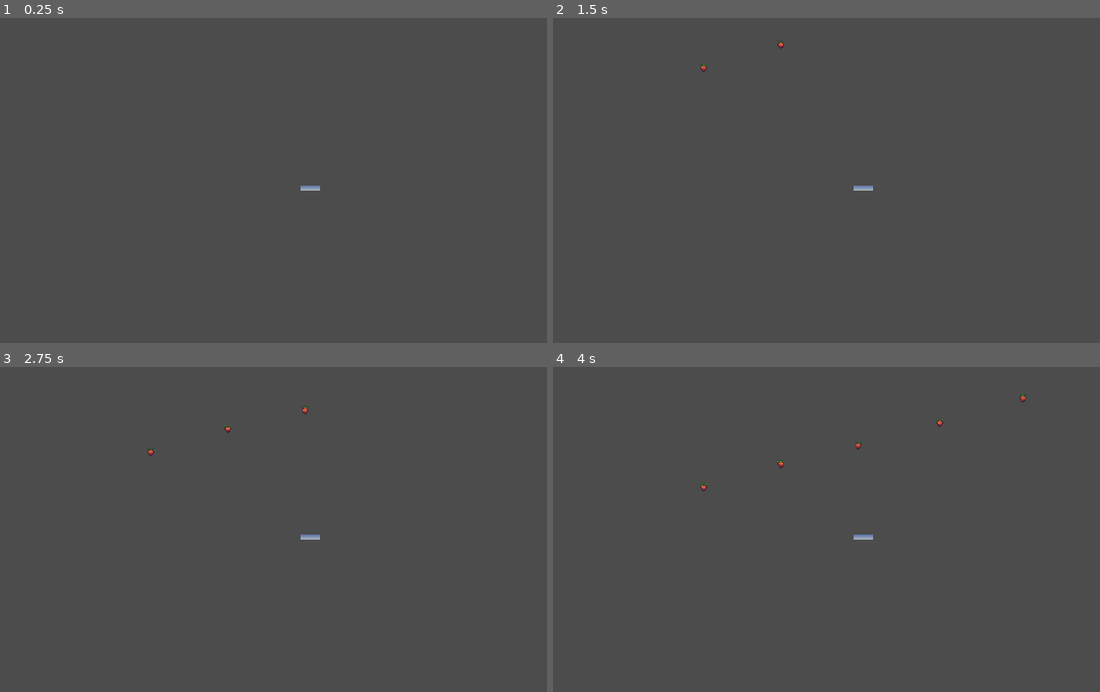
Above: before the commit, frames 1-4 (two rows, left to right).
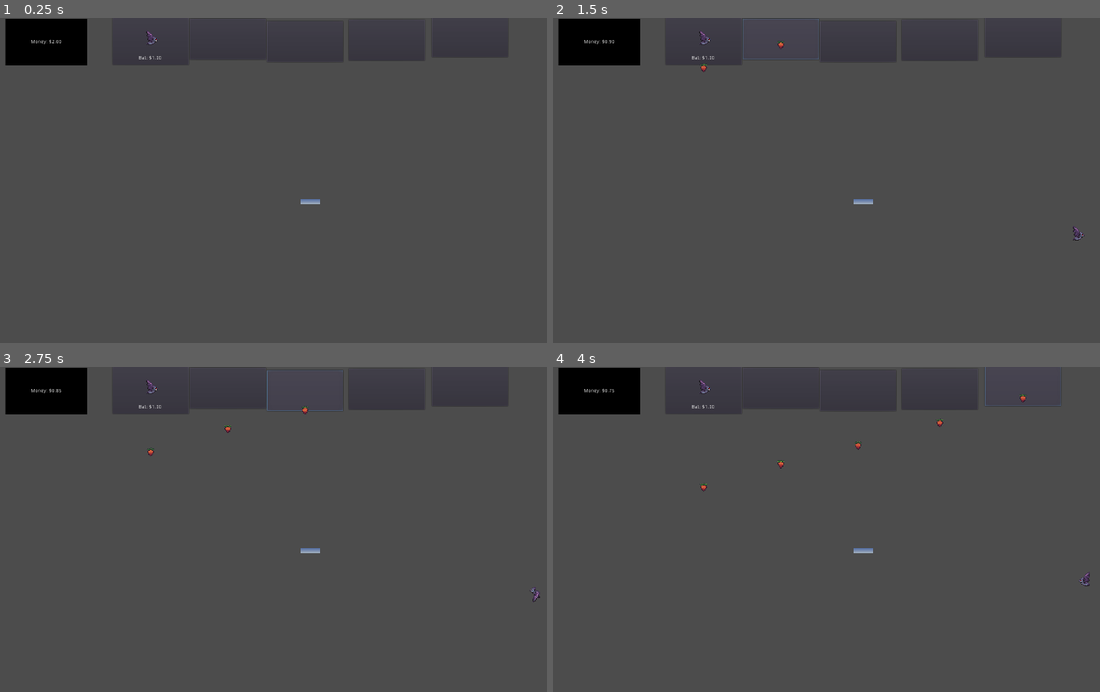
Above: after the commit, the same moments.

Repository: BranRead/Batty_Farming
Game: Godot game, scene res://main.tscn
The game is run twice, just before and just after one commit, with the same random seed, the same clock (stepped at 60 frames per second) and the same inputs. A sky picture missing from this copy of the repository is replaced by a grey-blue gradient.
Inputs (mouse positions are in pixels of both pictures, inside the frame that each line leads up to):
- Up to frame 1 (0.25 s): no input
- Up to frame 2 (1.5 s): click (706, 40) at 0.5 s, where only the run after the commit has a clickable "Bat: $1.00"; click (782, 37) at 1.27 s
- Up to frame 3 (2.75 s): click (306, 389) at 2.02 s
- Up to frame 4 (4 s): click (941, 389) at 2.77 s; click (1023, 386) at 3.52 s

The runs differ from the first frame. In frame 1, 2.3% of the frame differs, in the area x 0-59%, y 0-58%; in frame 2, 2.4%, in the area x 0-98%, y 0-69%; in frame 3, 2.4%; in frame 4, 2.4%.

Commit message:
Money and checks for money are added for food, bats and guano

Diff:
--- a/Bat.tscn
+++ b/Bat.tscn
@@ -14,6 +14,7 @@
 var name_check : String = \"bat\";
 export var timesFed : int = 0;
 export var isHungry : bool = false
+var cost: float = 1.00
 
 export var movement_change_threshold : float = 0.99
 var rng = RandomNumberGenerator.new()
--- a/Food.gd
+++ b/Food.gd
@@ -2,6 +2,7 @@
 
 export var falling_speed : float = 80
 var name_check : String = "food";
+var cost : float = 0.05
 
 # Called when the node enters the scene tree for the first time.
 func _ready():
--- a/Guano.gd
+++ b/Guano.gd
@@ -3,6 +3,7 @@
 export var falling_speed : float = 80
 var name_check : String = "guano"
 var is_selected : bool = false
+var worth : float = 0.25
 
 # Called when the node enters the scene tree for the first time.
 func _ready():
@@ -15,6 +16,8 @@
 	if Input.is_action_just_pressed("click") && is_selected:
 		#print("Clicking Guano")
 		get_parent().guano_collected += 1
+		get_parent().money += self.worth
+		get_parent().get_node("MoneyLabel").update_money()
 		#print("Guano collected: " + str(get_parent().guano_collected))
 		self.queue_free()
 
--- /dev/null
+++ b/MoneyLabel.gd
@@ -0,0 +1,26 @@
+extends Label
+
+
+var style_box = StyleBoxFlat.new()
+# Declare member variables here. Examples:
+# var a = 2
+# var b = "text"
+
+
+# Called when the node enters the scene tree for the first time.
+func _ready():
+	style_box.bg_color = Color.black
+	self.add_stylebox_override("normal", style_box)
+
+	var money = "%.2f" % get_parent().money
+	self.text = "Money: $" + money
+
+# Called every frame. 'delta' is the elapsed time since the previous frame.
+#func _process(delta):
+#	pass
+
+func update_money():
+	var money = "%.2f" % get_parent().money
+	if is_equal_approx(get_parent().money, 0):
+		money = "0"
+	self.text = "Money: $" + money
--- a/main.tscn
+++ b/main.tscn
@@ -6,6 +6,8 @@
 [ext_resource path="res://TopScreen.gd" type="Script" id=4]
 [ext_resource path="res://BottomScreen.gd" type="Script" id=5]
 [ext_resource path="res://Mouse.gd" type="Script" id=6]
+[ext_resource path="res://images/batIcon.png" type="Texture" id=7]
+[ext_resource path="res://MoneyLabel.gd" type="Script" id=8]
 
 [sub_resource type="GDScript" id=1]
 script/source = "extends Node
@@ -14,6 +16,8 @@
 var rng = RandomNumberGenerator.new()
 var guano_collected : int = 0
 var is_mouse_touching_something : bool = false
+var money : float = 2.00
+export var summon_buffer : int = 200
 
 # Called when the node enters the scene tree for the first time.
 func _ready():
@@ -26,8 +30,11 @@
 	if Input.is_action_just_pressed(\"click\") && !is_mouse_touching_something:
 		var mouse_position = get_viewport().get_mouse_position()
 		var food = food_packed_scene.instance()
-		food.position = mouse_position
-		add_child(food)
+		if self.money > food.cost || is_equal_approx(self.money, food.cost):
+			food.position = mouse_position
+			self.money -= food.cost
+			get_node(\"MoneyLabel\").update_money()
+			add_child(food)
 
 	if Input.is_action_just_pressed(\"right_click\"):
 		var mouse_position = get_viewport().get_mouse_position()
@@ -47,24 +54,39 @@
 func _on_Mouse_area_exited(area):
 	#print(\"Can drop food\")
 	is_mouse_touching_something = false
+
+
+func _on_BatButton_pressed():
+	var bat = bat_packed_scene.instance()
+	if self.money > bat.cost || is_equal_approx(self.money, bat.cost):
+			#This is the most important part
+			#Otherwise the bats all share the same script
+			var batDouble = bat.duplicate()
+			batDouble.position = Vector2(rng.randi_range(summon_buffer, get_viewport().get_visible_rect().size.x - summon_buffer), rng.randi_range(summon_buffer, get_viewport().get_visible_rect().size.y - summon_buffer))
+			self.money -= bat.cost
+			get_node(\"MoneyLabel\").update_money()
+			add_child(batDouble)
 "
 
 [sub_resource type="RectangleShape2D" id=2]
 extents = Vector2( 41.5, 484.25 )
 
 [sub_resource type="RectangleShape2D" id=3]
-extents = Vector2( 883.75, 50.875 )
+extents = Vector2( 883.75, 96.4375 )
 
 [sub_resource type="CircleShape2D" id=4]
 
+[sub_resource type="Theme" id=5]
+
 [node name="Main" type="Node"]
 script = SubResource( 1 )
+summon_buffer = 301
 
 [node name="CanvasLayer" type="CanvasLayer" parent="."]
 layer = -1
 
 [node name="Sprite" type="Sprite" parent="CanvasLayer"]
-position = Vector2( 960, 490 )
+position = Vector2( 960, 530 )
 scale = Vector2( 0.9, 0.9 )
 z_index = -1
 texture = ExtResource( 1 )
@@ -73,14 +95,14 @@
 script = ExtResource( 2 )
 
 [node name="CollisionShape2D" type="CollisionShape2D" parent="CanvasLayer/LeftScreen"]
-position = Vector2( 84, 490.5 )
+position = Vector2( 51, 529 )
 shape = SubResource( 2 )
 
 [node name="RightScreen" type="Area2D" parent="CanvasLayer"]
 script = ExtResource( 3 )
 
 [node name="CollisionShape2D2" type="CollisionShape2D" parent="CanvasLayer/RightScreen"]
-position = Vector2( 1826.5, 488 )
+position = Vector2( 1866, 524 )
 shape = SubResource( 2 )
 
 [node name="TopScreen" type="Area2D" parent="CanvasLayer"]
@@ -88,7 +110,7 @@
 script = ExtResource( 4 )
 
 [node name="CollisionShape2D" type="CollisionShape2D" parent="CanvasLayer/TopScreen"]
-position = Vector2( 262.75, 125.25 )
+position = Vector2( 272, 172.563 )
 shape = SubResource( 3 )
 
 [node name="BottomScreen" type="Area2D" parent="CanvasLayer"]
@@ -96,7 +118,7 @@
 script = ExtResource( 5 )
 
 [node name="CollisionShape2D" type="CollisionShape2D" parent="CanvasLayer/BottomScreen"]
-position = Vector2( -427, 1223.88 )
+position = Vector2( -426, 1337 )
 shape = SubResource( 3 )
 
 [node name="Mouse" type="Area2D" parent="."]
@@ -106,5 +128,60 @@
 scale = Vector2( 0.5, 0.5 )
 shape = SubResource( 4 )
 
+[node name="BatButton" type="Button" parent="."]
+margin_left = 399.0
+margin_top = -1.0
+margin_right = 615.0
+margin_bottom = 133.0
+icon = ExtResource( 7 )
+icon_align = 1
+
+[node name="Label" type="Label" parent="BatButton"]
+margin_top = 108.0
+margin_right = 214.0
+margin_bottom = 133.0
+text = "Bat: $1.00"
+align = 1
+
+[node name="FoodUpgradeButton" type="Button" parent="."]
+margin_left = 618.0
+margin_top = 2.0
+margin_right = 834.0
+margin_bottom = 118.0
+rect_pivot_offset = Vector2( 108, 163 )
+
+[node name="FoodDropQuantityButton" type="Button" parent="."]
+margin_left = 837.0
+margin_top = 9.0
+margin_right = 1053.0
+margin_bottom = 125.0
+rect_pivot_offset = Vector2( 108, 163 )
+
+[node name="WaterGunUpgradeButton" type="Button" parent="."]
+margin_left = 1069.0
+margin_top = 5.0
+margin_right = 1285.0
+margin_bottom = 121.0
+rect_pivot_offset = Vector2( 108, 163 )
+
+[node name="FarmButton" type="Button" parent="."]
+margin_left = 1305.0
+margin_top = -5.0
+margin_right = 1521.0
+margin_bottom = 111.0
+rect_pivot_offset = Vector2( 108, 163 )
+
+[node name="MoneyLabel" type="Label" parent="."]
+margin_left = 95.0
+margin_top = 2.0
+margin_right = 327.0
+margin_bottom = 135.0
+theme = SubResource( 5 )
+text = "Money: $2.00"
+align = 1
+valign = 1
+script = ExtResource( 8 )
+
 [connection signal="area_entered" from="Mouse" to="." method="_on_Mouse_area_entered"]
 [connection signal="area_exited" from="Mouse" to="." method="_on_Mouse_area_exited"]
+[connection signal="pressed" from="BatButton" to="." method="_on_BatButton_pressed"]
Binary file added: images/batIcon.png
Not shown, added: images/batIcon.png.import
Binary file added: images/foodIcon.png
Not shown, added: images/foodIcon.png.import
Not shown: 1 places in main.tscn that only renumber resources
